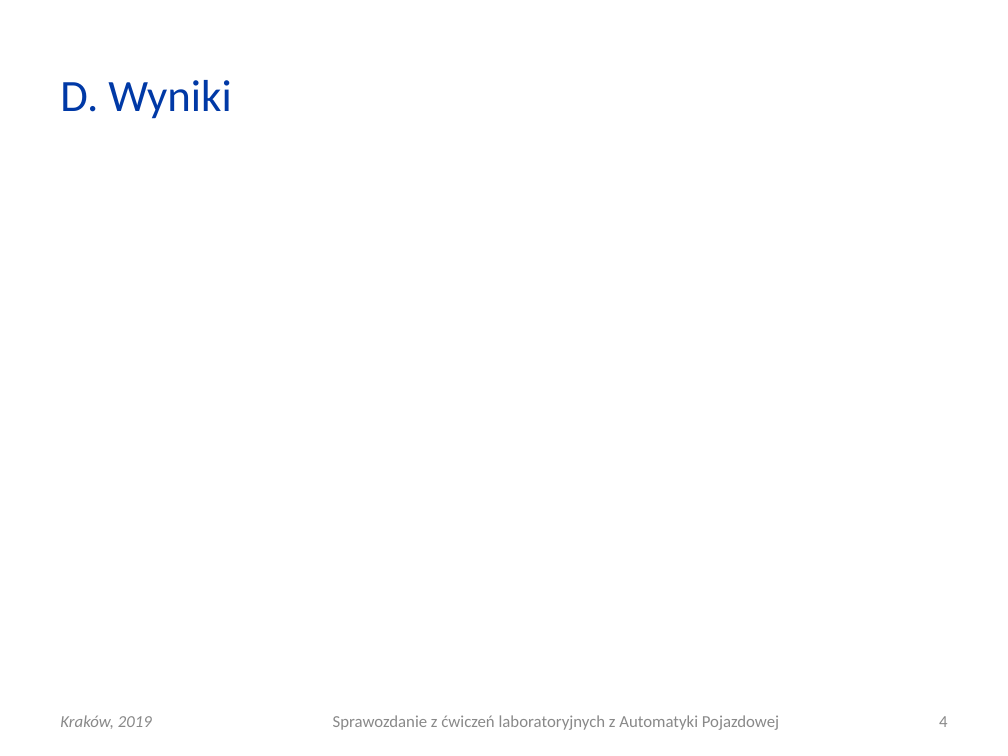
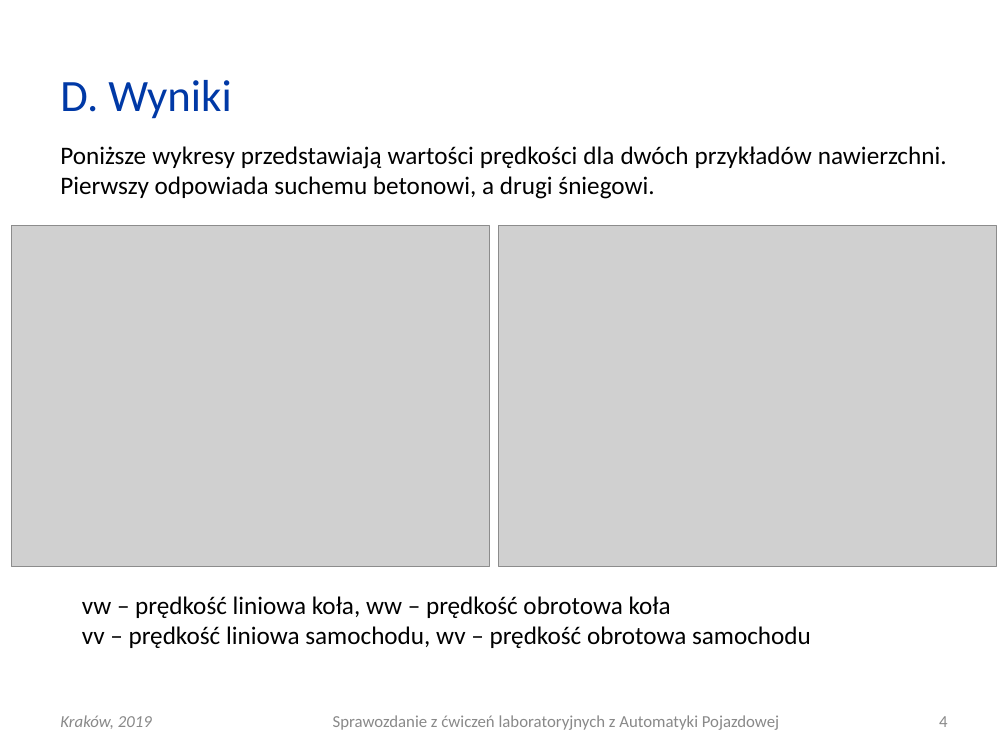
Before and after one commit to elfsonix/Automatyka-Pojazdowa, a slide deck: slide 4 of Lab10/AP_L10_20190417_0930_G03.ppt. Drawn at 1008x756 pixels with LibreOffice and Linux fonts; fonts in the diff are those of the drawing; grey boxes stand for pictures. Boxes give left, top, right and bottom in pixels: in the first picture for what was removed or moved away, otherwise in the second. Text is boxed around its words. In the diff, an @@ line names an element or a change of style, - is before the commit and + after.

Commit message:
wyniki

```diff
--- a/Lab10/AP_L10_20190417_0930_G03.ppt
+++ b/Lab10/AP_L10_20190417_0930_G03.ppt
@@ text added at (x1=60, y1=146, x2=947, y2=199), 18 pt, text #000000 @@
+Poniższe wykresy przedstawiają wartości prędkości dla dwóch przykładów nawierzchni. Pierwszy odpowiada suchemu betonowi, a drugi śniegowi.
@@ picture added at (x1=12, y1=226, x2=490, y2=566) @@
@@ picture added at (x1=499, y1=226, x2=997, y2=566) @@
@@ text added at (x1=82, y1=596, x2=811, y2=648), 18 pt, text #000000 @@
+vw – prędkość liniowa koła, ww – prędkość obrotowa koła
+vv – prędkość liniowa samochodu, wv – prędkość obrotowa samochodu
```
